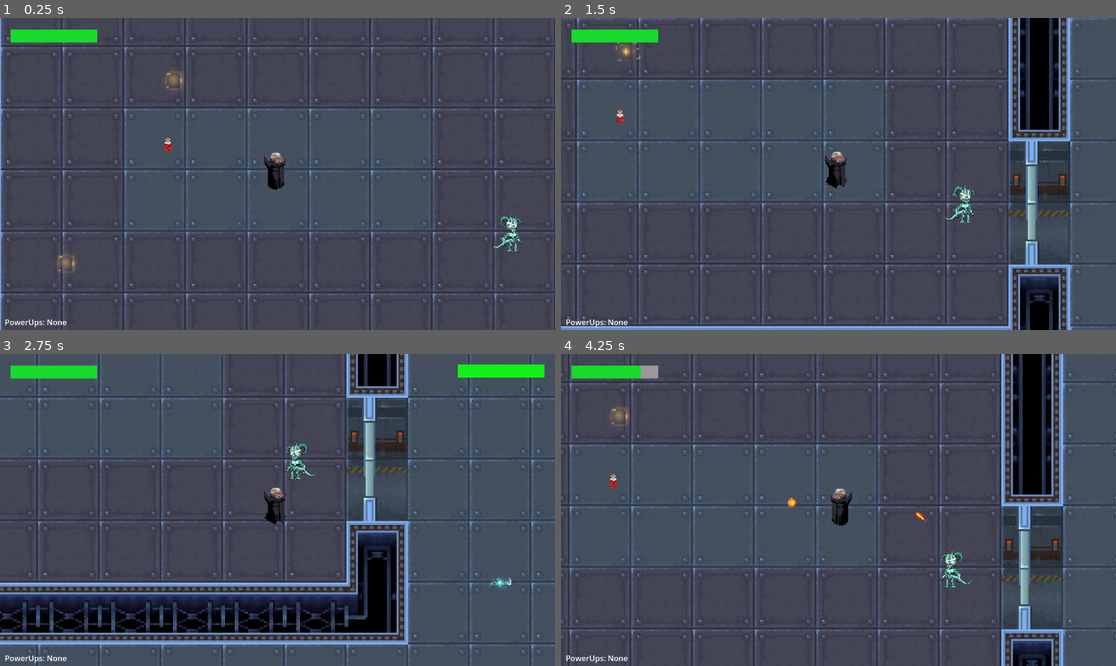
Above: before the commit, frames 1-4 (two rows, left to right).
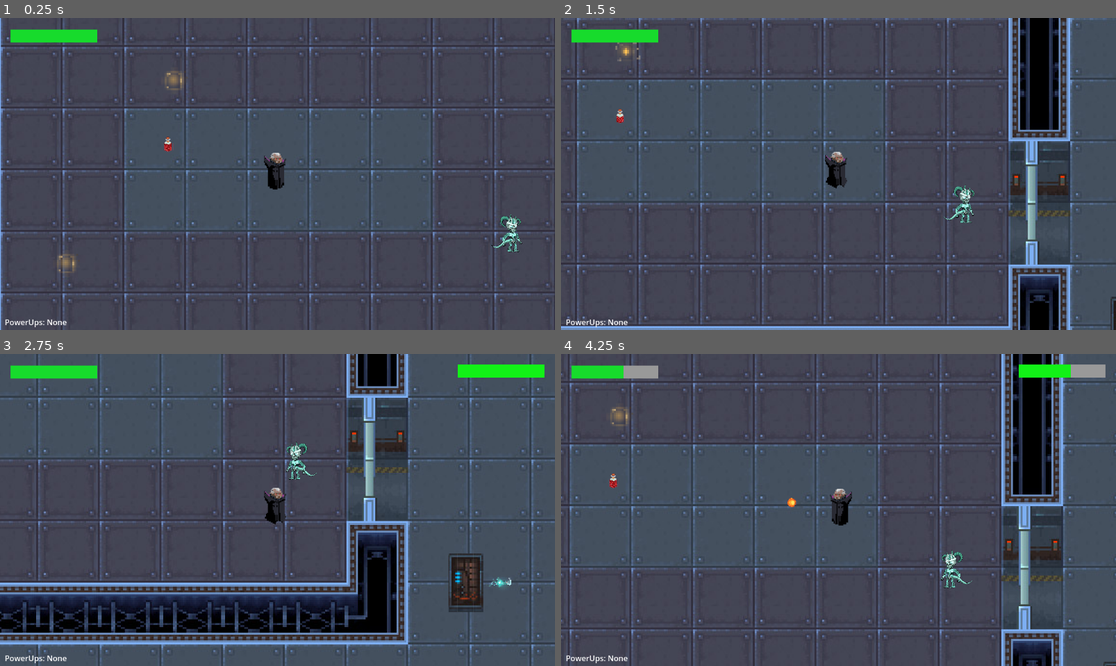
Above: after the commit, the same moments.

Repository: brianxiaodev/bloodmoon
Game: Godot game, scene res://scenes/blood_moon.tscn
Same seed, same stepped clock (60 frames per second), same inputs: the game is played once before the commit and once after it.
Inputs:
- Up to frame 1 (0.25 s): no input
- Up to frame 2 (1.5 s): hold Right (ui_right) 0.53-1.28 s; hold Shift (dash) 0.53-1.28 s; hold Down (ui_down) from 1.28 s (still down); tap Z (stealth) at 1.35 s
- Up to frame 3 (2.75 s): release Down (ui_down) at 2.03 s; hold Right (ui_right) from 2.03 s (still down); hold Shift (dash) from 2.03 s (still down)
- Up to frame 4 (4.25 s): release Right (ui_right) at 2.78 s; release Shift (dash) at 2.78 s; hold Up (ui_up) 2.78-3.53 s; tap Z (stealth) at 2.85 s; hold Left (ui_left) from 3.53 s (still down); hold Shift (dash) from 3.53 s (still down); tap Space (restart) at 4.15 s

The runs differ from the first frame. In frame 2, less than 0.1% of the frame differs, in the area x 98-100%, y 89-100%; in frame 3, 1.0%, in the area x 80-88%, y 63-83%; in frame 4, 0.8%.

Commit message:
random ahh door

Diff:
--- a/scenes/blood_moon.tscn
+++ b/scenes/blood_moon.tscn
@@ -125,38 +125,38 @@
 [node name="Healthpotion2" parent="." instance=ExtResource("12_87vbj")]
 position = Vector2(366, -287)
 
-[node name="Healthpotion" parent="." instance=ExtResource("12_87vbj")]
+[node name="Healthpotion6" parent="." instance=ExtResource("12_87vbj")]
 position = Vector2(-530, -218)
 
-[node name="Enemy" parent="." instance=ExtResource("7_1dman")]
+[node name="Enemy9" parent="." instance=ExtResource("7_1dman")]
 position = Vector2(-177, -116)
 
-[node name="Enemy5" parent="." instance=ExtResource("7_1dman")]
+[node name="Enemy10" parent="." instance=ExtResource("7_1dman")]
 position = Vector2(1027, 91)
 scale = Vector2(5.0625, 5.0625)
 
-[node name="Enemy4" parent="." instance=ExtResource("7_1dman")]
+[node name="Enemy11" parent="." instance=ExtResource("7_1dman")]
 position = Vector2(264, -173)
 scale = Vector2(3.375, 3.375)
 
-[node name="Enemy3" parent="." instance=ExtResource("7_1dman")]
+[node name="Enemy12" parent="." instance=ExtResource("7_1dman")]
 position = Vector2(-270, 279)
 scale = Vector2(2.25, 2.25)
 
-[node name="Enemy7" parent="." instance=ExtResource("7_1dman")]
+[node name="Enemy13" parent="." instance=ExtResource("7_1dman")]
 position = Vector2(444, 329)
 scale = Vector2(2.25, 2.25)
 
-[node name="Enemy8" parent="." instance=ExtResource("7_1dman")]
+[node name="Enemy14" parent="." instance=ExtResource("7_1dman")]
 position = Vector2(503, -9)
 scale = Vector2(2.25, 2.25)
 
-[node name="Enemy6" parent="." instance=ExtResource("7_1dman")]
+[node name="Enemy15" parent="." instance=ExtResource("7_1dman")]
 position = Vector2(143, 246)
 
-[node name="GameOver" parent="." instance=ExtResource("13_8hplf")]
+[node name="GameOver2" parent="." instance=ExtResource("13_8hplf")]
 visible = false
 
-[node name="Door" parent="." instance=ExtResource("13_8hplf")]
+[node name="Door2" parent="." instance=ExtResource("13_8hplf")]
 position = Vector2(1240, -415)
 target_scene = ExtResource("14_2wlms")
